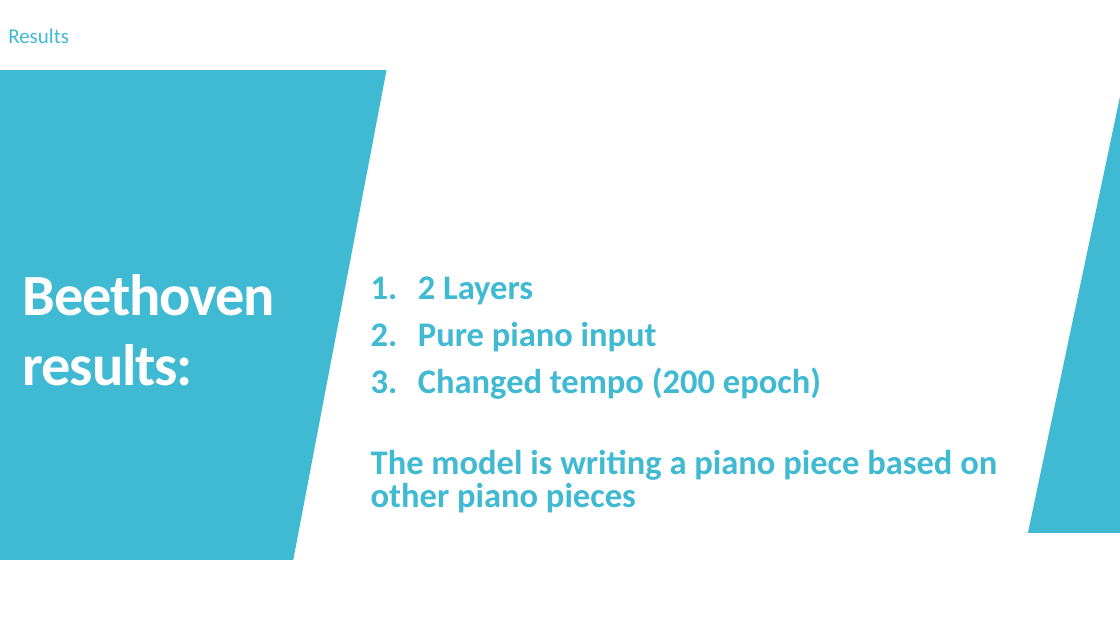
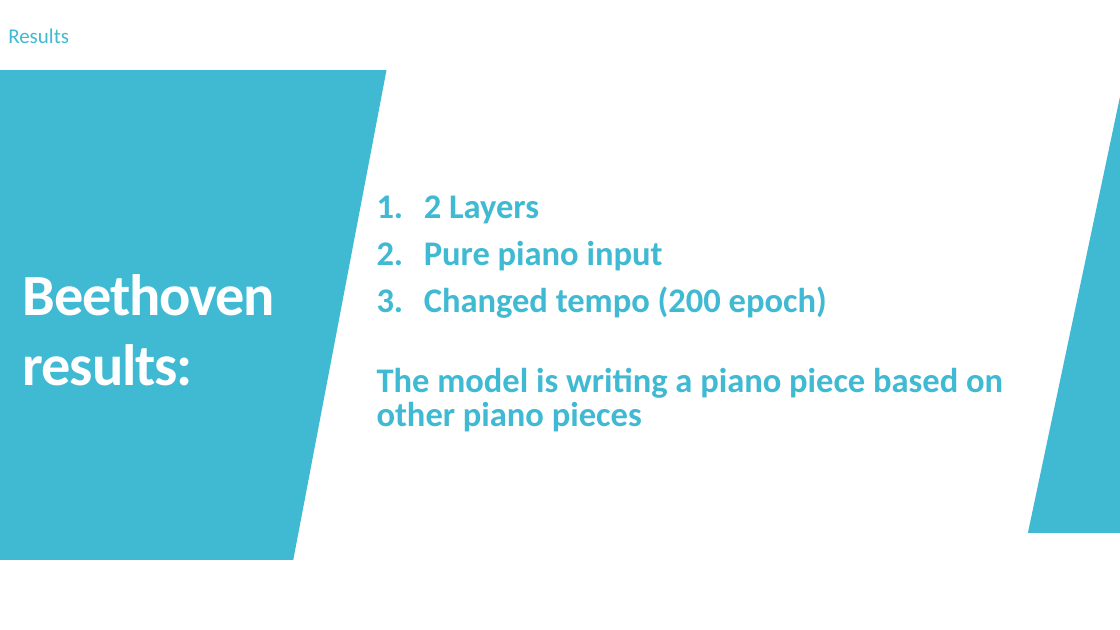
Before and after one commit to mawuliadjei/neuralnetmusicprediction, a slide deck: slide 17 of Generating music with LSTM.pptx. Drawn at 1120x630 pixels with LibreOffice and Linux fonts; fonts in the diff are those of the drawing. Boxes give left, top, right and bottom in pixels: in the first picture for what was removed or moved away, otherwise in the second. Text is boxed around its words. In the diff, an @@ line names an element or a change of style, - is before the commit and + after.

```diff
--- a/Generating music with LSTM.pptx
+++ b/Generating music with LSTM.pptx
@@ subtitle "2 Layers": place and size @@
-subtitle "2 Layers" at [371, 276, 997, 513]
+subtitle "2 Layers" at [377, 195, 1003, 432]
```
Also in this commit, not shown: 2 other slides changed, 1 slide removed.
